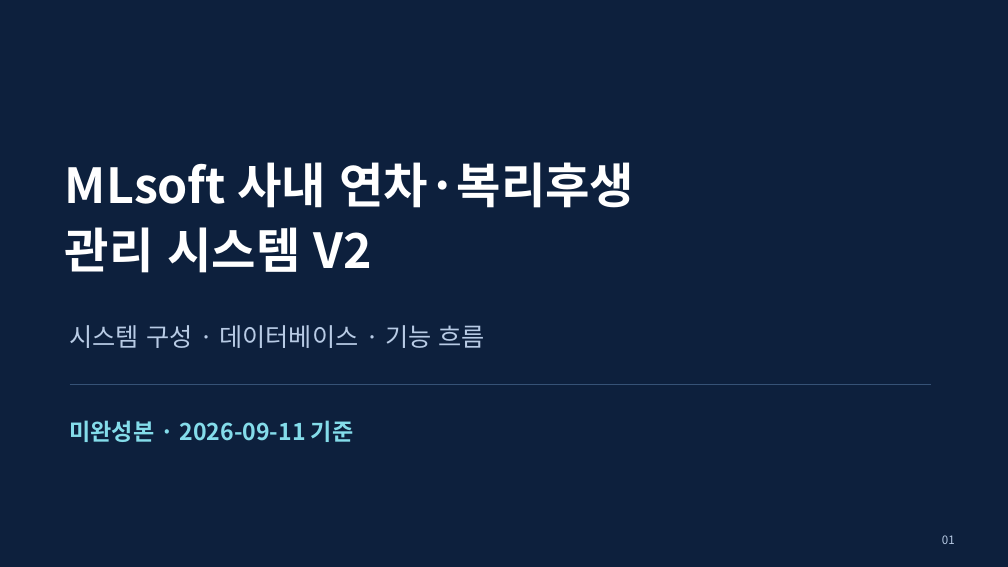
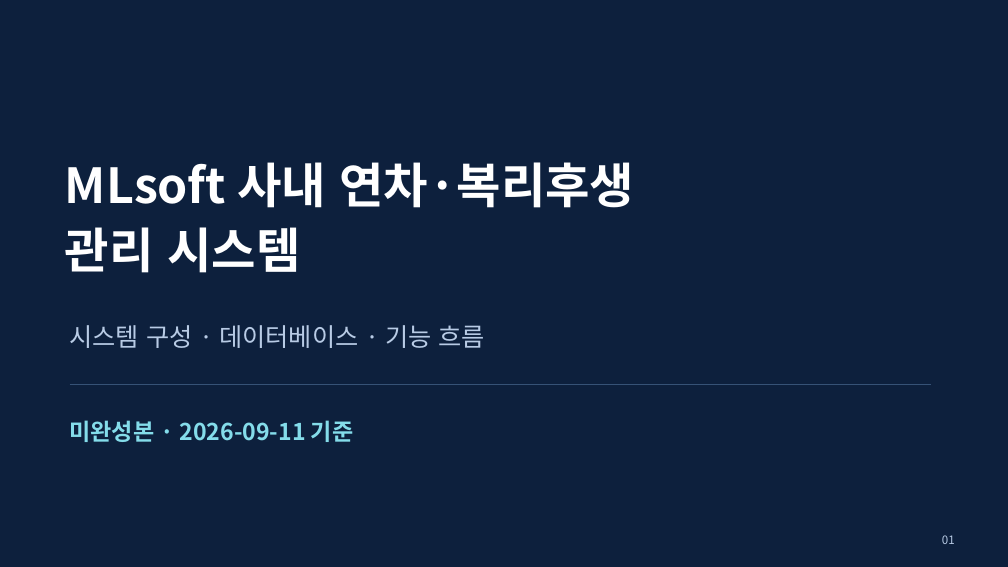
Before and after one commit to yejun9052/mlsoft-first-project, a slide deck: slide 1 of docs/발표자료/연차ON-프로젝트-소개-2026-09-11.pptx. Drawn at 1008x567 pixels with LibreOffice and Linux fonts; fonts in the diff are those of the drawing. Boxes give left, top, right and bottom in pixels: in the first picture for what was removed or moved away, otherwise in the second. Text is boxed around its words. In the diff, an @@ line names an element or a change of style, - is before the commit and + after.

```diff
--- a/docs/발표자료/연차ON-프로젝트-소개-2026-09-11.pptx
+++ b/docs/발표자료/연차ON-프로젝트-소개-2026-09-11.pptx
@@ text at (65, 227, 300, 273): text changed @@
-관리 시스템 V2
+관리 시스템
```
